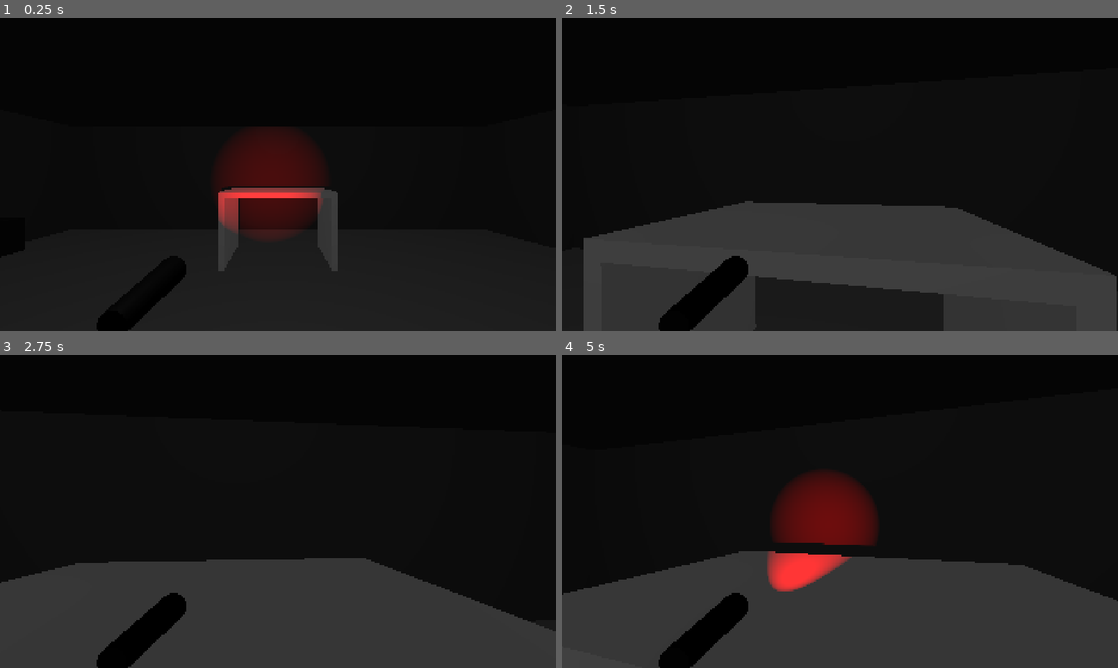
Above: before the commit, frames 1-4 (two rows, left to right).
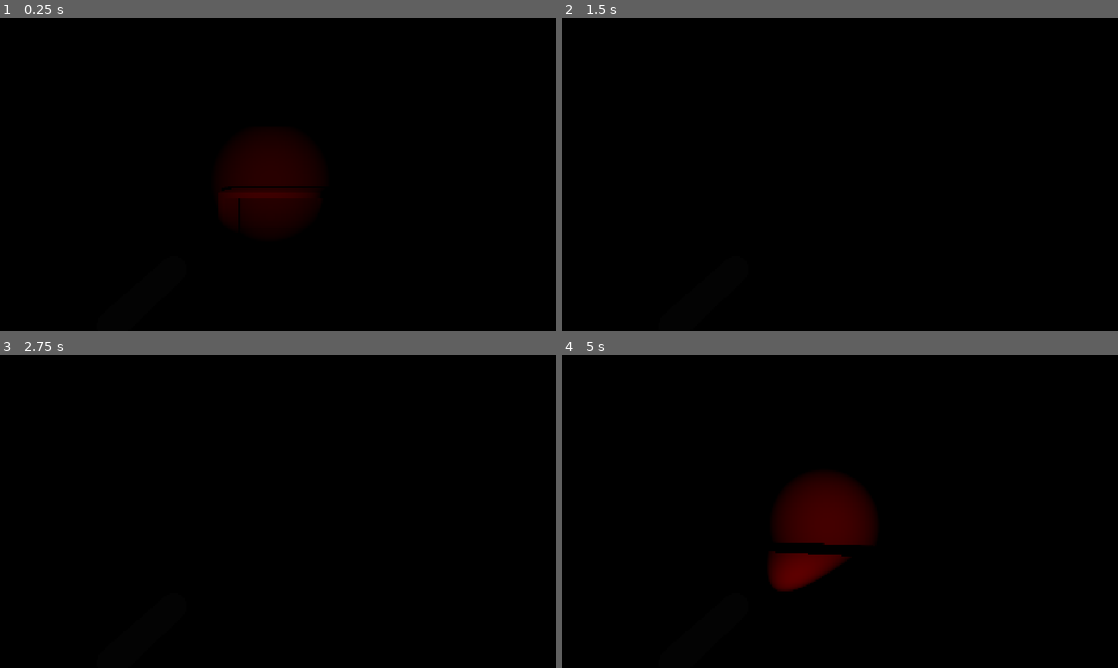
Above: after the commit, the same moments.

Repository: goamek/respawngamejam2026
Game: Godot game, scene res://src/level/scenes/test_room.tscn
Same seed, same stepped clock (60 frames per second), same inputs: the game is played once before the commit and once after it.
Inputs (mouse positions are in pixels of both pictures, inside the frame that each line leads up to):
- Up to frame 1 (0.25 s): no input
- Up to frame 2 (1.5 s): tap Enter at 0.5 s; move the mouse to (867, 174) at 0.52 s; hold F (flashlight) 0.53-1.28 s; hold W (move_forward) from 0.53 s (still down); move the mouse to (812, 174) at 1.27 s; tap R (color_next) at 1.35 s
- Up to frame 3 (2.75 s): keep holding W (move_forward); tap F (flashlight) at 1.55, 2.3 s; move the mouse to (289, 505) at 2.02 s; hold Q (color_prev) from 2.03 s (still down)
- Up to frame 4 (5 s): keep holding W (move_forward); move the mouse to (834, 517) at 2.77 s; release Q (color_prev) at 2.78 s; tap Ctrl (crouch) at 2.85 s; tap F (flashlight) at 3.05, 4.55 s; tap Space at 3.5 s; move the mouse to (878, 514) at 3.52 s; hold F (flashlight) 3.53-4.28 s; move the mouse to (795, 508) at 4.27 s; tap Shift (sprint) at 4.35 s

The runs differ from the first frame. In frame 1, 35% of the frame differs, in the area x 0-100%, y 35-100%; in frame 2, 33%; in frame 3, 28%; in frame 4, 34%.

Commit message:
test scene changes

Diff:
--- a/respawn-game-jam-2026/src/flashlight/shaders/reveal.gdshader
+++ b/respawn-game-jam-2026/src/flashlight/shaders/reveal.gdshader
@@ -17,7 +17,7 @@
 instance uniform vec4 reveal_color : source_color = vec4(1.0, 0.0, 0.0, 1.0);
 
 // Color of the object while it is not revealed.
-uniform vec3 hidden_color : source_color = vec3(0.05, 0.05, 0.05);
+uniform vec3 hidden_color : source_color = vec3(0.02, 0.02, 0.02);
 // How strongly the revealed color glows on top of the beam's own lighting.
 uniform float glow_strength : hint_range(0.0, 2.0) = 0.5;
 // Width of the fade at the edge of the cone, as a difference in cosine.
--- a/respawn-game-jam-2026/src/level/scenes/test_room.tscn
+++ b/respawn-game-jam-2026/src/level/scenes/test_room.tscn
@@ -1,157 +1,157 @@
-[gd_scene format=3]
+[gd_scene format=3 uid="uid://cv547uygs8cdh"]
 
 [ext_resource type="PackedScene" path="res://src/player/scenes/player.tscn" id="1_player"]
-[ext_resource type="Script" path="res://src/flashlight/scripts/revealable.gd" id="2_revealable"]
+[ext_resource type="Script" uid="uid://c44bwrr66s5p1" path="res://src/flashlight/scripts/revealable.gd" id="2_revealable"]
 [ext_resource type="Material" path="res://src/flashlight/resources/reveal_material.tres" id="3_reveal"]
 
 [sub_resource type="Environment" id="Environment_test"]
 background_mode = 1
-background_color = Color(0.02, 0.02, 0.02, 1)
 ambient_light_source = 2
 ambient_light_color = Color(1, 1, 1, 1)
-ambient_light_energy = 0.2
+ambient_light_energy = 0.6
 
 [sub_resource type="StandardMaterial3D" id="StandardMaterial3D_floor"]
-albedo_color = Color(0.22, 0.22, 0.22, 1)
+albedo_color = Color(0.02, 0.02, 0.02, 1)
 
 [sub_resource type="StandardMaterial3D" id="StandardMaterial3D_wall"]
-albedo_color = Color(0.12, 0.12, 0.12, 1)
+albedo_color = Color(0.02, 0.02, 0.02, 1)
 
 [sub_resource type="StandardMaterial3D" id="StandardMaterial3D_desk"]
-albedo_color = Color(0.4, 0.4, 0.4, 1)
+albedo_color = Color(0.02, 0.02, 0.02, 1)
 
 [sub_resource type="BoxMesh" id="BoxMesh_target"]
 material = ExtResource("3_reveal")
 size = Vector3(0.6, 0.6, 0.6)
 
-[node name="TestRoom" type="Node3D"]
+[node name="TestRoom" type="Node3D" unique_id=1005058197]
 
-[node name="WorldEnvironment" type="WorldEnvironment" parent="."]
+[node name="WorldEnvironment" type="WorldEnvironment" parent="." unique_id=1763354716]
 environment = SubResource("Environment_test")
 
-[node name="OmniLight3D" type="OmniLight3D" parent="."]
+[node name="OmniLight3D" type="OmniLight3D" parent="." unique_id=969305108]
 transform = Transform3D(1, 0, 0, 0, 1, 0, 0, 0, 1, 0, 2.7, 0)
+visible = false
 light_energy = 0.6
 omni_range = 12.0
 
-[node name="Floor" type="CSGBox3D" parent="."]
+[node name="Floor" type="CSGBox3D" parent="." unique_id=648950320]
 transform = Transform3D(1, 0, 0, 0, 1, 0, 0, 0, 1, 0, -0.1, 0)
 use_collision = true
 size = Vector3(12, 0.2, 12)
 material = SubResource("StandardMaterial3D_floor")
 
-[node name="WallNorth" type="CSGBox3D" parent="."]
+[node name="WallNorth" type="CSGBox3D" parent="." unique_id=1889135925]
 transform = Transform3D(1, 0, 0, 0, 1, 0, 0, 0, 1, 0, 1.5, -6.1)
 use_collision = true
 size = Vector3(12.4, 3, 0.2)
 material = SubResource("StandardMaterial3D_wall")
 
-[node name="WallSouth" type="CSGBox3D" parent="."]
+[node name="WallSouth" type="CSGBox3D" parent="." unique_id=780102122]
 transform = Transform3D(1, 0, 0, 0, 1, 0, 0, 0, 1, 0, 1.5, 6.1)
 use_collision = true
 size = Vector3(12.4, 3, 0.2)
 material = SubResource("StandardMaterial3D_wall")
 
-[node name="WallEast" type="CSGBox3D" parent="."]
+[node name="WallEast" type="CSGBox3D" parent="." unique_id=1155988964]
 transform = Transform3D(1, 0, 0, 0, 1, 0, 0, 0, 1, 6.1, 1.5, 0)
 use_collision = true
 size = Vector3(0.2, 3, 12)
 material = SubResource("StandardMaterial3D_wall")
 
-[node name="WallWest" type="CSGBox3D" parent="."]
+[node name="WallWest" type="CSGBox3D" parent="." unique_id=519436065]
 transform = Transform3D(1, 0, 0, 0, 1, 0, 0, 0, 1, -6.1, 1.5, 0)
 use_collision = true
 size = Vector3(0.2, 3, 12)
 material = SubResource("StandardMaterial3D_wall")
 
-[node name="Desk" type="Node3D" parent="."]
+[node name="Desk" type="Node3D" parent="." unique_id=1470830698]
 transform = Transform3D(1, 0, 0, 0, 1, 0, 0, 0, 1, 0, 0, -4)
 
-[node name="Top" type="CSGBox3D" parent="Desk"]
+[node name="Top" type="CSGBox3D" parent="Desk" unique_id=901232573]
 transform = Transform3D(1, 0, 0, 0, 1, 0, 0, 0, 1, 0, 1.25, 0)
 use_collision = true
 size = Vector3(2, 0.1, 1.2)
 material = SubResource("StandardMaterial3D_desk")
 
-[node name="SideLeft" type="CSGBox3D" parent="Desk"]
+[node name="SideLeft" type="CSGBox3D" parent="Desk" unique_id=977237217]
 transform = Transform3D(1, 0, 0, 0, 1, 0, 0, 0, 1, -0.95, 0.6, 0)
 use_collision = true
 size = Vector3(0.1, 1.2, 1.2)
 material = SubResource("StandardMaterial3D_desk")
 
-[node name="SideRight" type="CSGBox3D" parent="Desk"]
+[node name="SideRight" type="CSGBox3D" parent="Desk" unique_id=1434280016]
 transform = Transform3D(1, 0, 0, 0, 1, 0, 0, 0, 1, 0.95, 0.6, 0)
 use_collision = true
 size = Vector3(0.1, 1.2, 1.2)
 material = SubResource("StandardMaterial3D_desk")
 
-[node name="RevealTargets" type="Node3D" parent="."]
+[node name="RevealTargets" type="Node3D" parent="." unique_id=1142858851]
 transform = Transform3D(1, 0, 0, 0, 1, 0, 0, 0, 1, -5, 0.5, 0)
 
-[node name="RedCube" type="MeshInstance3D" parent="RevealTargets"]
+[node name="RedCube" type="MeshInstance3D" parent="RevealTargets" unique_id=1584371757]
 transform = Transform3D(1, 0, 0, 0, 1, 0, 0, 0, 1, 0, 0, -3.5)
 mesh = SubResource("BoxMesh_target")
 
-[node name="Revealable" type="Node3D" parent="RevealTargets/RedCube"]
+[node name="Revealable" type="Node3D" parent="RevealTargets/RedCube" unique_id=1812269208]
 script = ExtResource("2_revealable")
 
-[node name="OrangeCube" type="MeshInstance3D" parent="RevealTargets"]
+[node name="OrangeCube" type="MeshInstance3D" parent="RevealTargets" unique_id=565661625]
 transform = Transform3D(1, 0, 0, 0, 1, 0, 0, 0, 1, 0, 0, -2.5)
 mesh = SubResource("BoxMesh_target")
 
-[node name="Revealable" type="Node3D" parent="RevealTargets/OrangeCube"]
+[node name="Revealable" type="Node3D" parent="RevealTargets/OrangeCube" unique_id=1306042817]
 script = ExtResource("2_revealable")
 hue = 1
 
-[node name="YellowCube" type="MeshInstance3D" parent="RevealTargets"]
+[node name="YellowCube" type="MeshInstance3D" parent="RevealTargets" unique_id=1493227655]
 transform = Transform3D(1, 0, 0, 0, 1, 0, 0, 0, 1, 0, 0, -1.5)
 mesh = SubResource("BoxMesh_target")
 
-[node name="Revealable" type="Node3D" parent="RevealTargets/YellowCube"]
+[node name="Revealable" type="Node3D" parent="RevealTargets/YellowCube" unique_id=2141775018]
 script = ExtResource("2_revealable")
 hue = 2
 
-[node name="GreenCube" type="MeshInstance3D" parent="RevealTargets"]
+[node name="GreenCube" type="MeshInstance3D" parent="RevealTargets" unique_id=1704086067]
 transform = Transform3D(1, 0, 0, 0, 1, 0, 0, 0, 1, 0, 0, -0.5)
 mesh = SubResource("BoxMesh_target")
 
-[node name="Revealable" type="Node3D" parent="RevealTargets/GreenCube"]
+[node name="Revealable" type="Node3D" parent="RevealTargets/GreenCube" unique_id=273276823]
 script = ExtResource("2_revealable")
 hue = 3
 
-[node name="BlueCube" type="MeshInstance3D" parent="RevealTargets"]
+[node name="BlueCube" type="MeshInstance3D" parent="RevealTargets" unique_id=762933546]
 transform = Transform3D(1, 0, 0, 0, 1, 0, 0, 0, 1, 0, 0, 0.5)
 mesh = SubResource("BoxMesh_target")
 
-[node name="Revealable" type="Node3D" parent="RevealTargets/BlueCube"]
+[node name="Revealable" type="Node3D" parent="RevealTargets/BlueCube" unique_id=1226426734]
 script = ExtResource("2_revealable")
 hue = 4
 
-[node name="IndigoCube" type="MeshInstance3D" parent="RevealTargets"]
+[node name="IndigoCube" type="MeshInstance3D" parent="RevealTargets" unique_id=1206310541]
 transform = Transform3D(1, 0, 0, 0, 1, 0, 0, 0, 1, 0, 0, 1.5)
 mesh = SubResource("BoxMesh_target")
 
-[node name="Revealable" type="Node3D" parent="RevealTargets/IndigoCube"]
+[node name="Revealable" type="Node3D" parent="RevealTargets/IndigoCube" unique_id=1807716323]
 script = ExtResource("2_revealable")
 hue = 5
 
-[node name="VioletCube" type="MeshInstance3D" parent="RevealTargets"]
+[node name="VioletCube" type="MeshInstance3D" parent="RevealTargets" unique_id=2107860590]
 transform = Transform3D(1, 0, 0, 0, 1, 0, 0, 0, 1, 0, 0, 2.5)
 mesh = SubResource("BoxMesh_target")
 
-[node name="Revealable" type="Node3D" parent="RevealTargets/VioletCube"]
+[node name="Revealable" type="Node3D" parent="RevealTargets/VioletCube" unique_id=1183060558]
 script = ExtResource("2_revealable")
 hue = 6
 
-[node name="WhiteCube" type="MeshInstance3D" parent="RevealTargets"]
+[node name="WhiteCube" type="MeshInstance3D" parent="RevealTargets" unique_id=1190513807]
 transform = Transform3D(1, 0, 0, 0, 1, 0, 0, 0, 1, 0, 0, 3.5)
 mesh = SubResource("BoxMesh_target")
 
-[node name="Revealable" type="Node3D" parent="RevealTargets/WhiteCube"]
+[node name="Revealable" type="Node3D" parent="RevealTargets/WhiteCube" unique_id=42464891]
 script = ExtResource("2_revealable")
 hue = 7
 
-[node name="Player" parent="." instance=ExtResource("1_player")]
+[node name="Player" parent="." unique_id=1249024126 instance=ExtResource("1_player")]
 
 [node name="Flashlight" parent="Player/Head/Hand" index="0"]
 unlocked_hues = Array[int]([0, 1, 2, 3, 4, 5, 6, 7])
